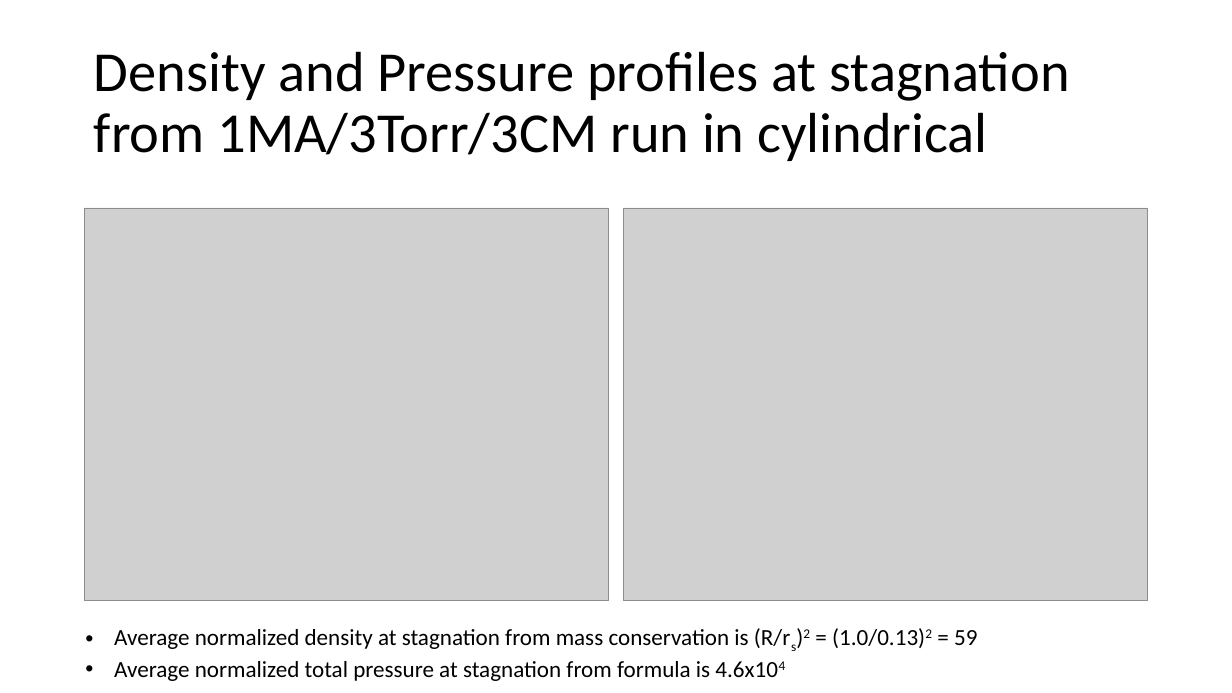
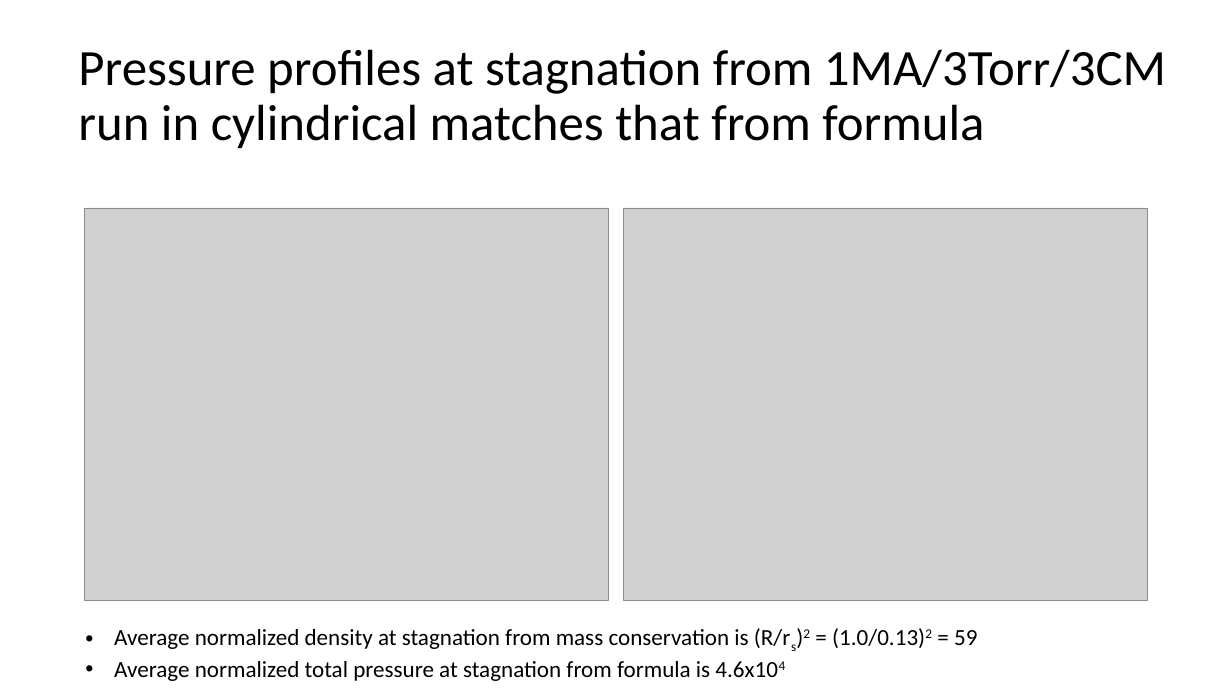
Before and after one commit to JustinRayAngus/MHDmpi, a slide deck: slide 27 of presentations/1DmhdShocks.pptx (slide 24 before the commit). Drawn at 1232x693 pixels with LibreOffice and Linux fonts; fonts in the diff are those of the drawing; grey boxes stand for pictures. Boxes give left, top, right and bottom in pixels: in the first picture for what was removed or moved away, otherwise in the second. Text is boxed around its words. In the diff, an @@ line names an element or a change of style, - is before the commit and + after.

```diff
--- a/presentations/1DmhdShocks.pptx
+++ b/presentations/1DmhdShocks.pptx
@@ title at box(78, 49, 1166, 149): text changed; size 44 to 39.6 pt @@
-Density and Pressure profiles at stagnation from 1MA/3Torr/3CM run in cylindrical
+Pressure profiles at stagnation from 1MA/3Torr/3CM run in cylindrical matches that from formula
```
Also in this commit, not shown: 11 other slides changed, 4 slides added, 29 other files.
